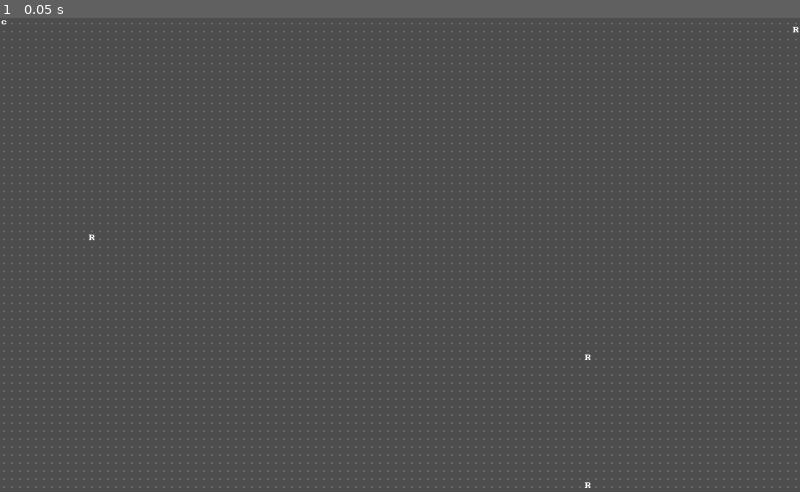
Above: before the commit, frame 1.
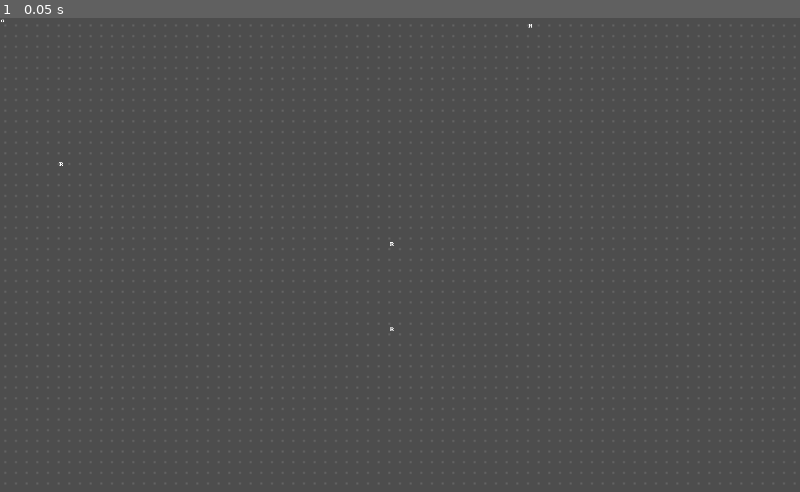
Above: after the commit, the same moment.

Repository: rainbowd-ash/roguelike_simulation
Game: Godot game, scene res://universe.tscn
Two runs of this game, one before a commit and one after it. Both use one fixed random seed, a clock stepped at 60 frames per second and the inputs below.
Inputs:
- Up to frame 1 (0.05 s): no input

The runs differ from the first frame. In frame 1, 3.0% of the frame differs, in the area x 0-100%, y 0-100%.

Commit message:
convert terrain tiles to a bunch of sprites instead of a tilemap

Diff:
--- a/display.gd
+++ b/display.gd
@@ -1,6 +1,11 @@
 extends Node2D
 
+@onready var tile_sprite: Sprite2D = $Tile
+
+var tile_size = 10
+
 func _ready() -> void:
+	tile_sprite.hide()
 	for child in %Entities.get_children():
 		child.changed_position.connect(on_entity_changed_position)
 	draw_everything()
@@ -11,12 +16,24 @@
 	draw_entities()
 
 func draw_terrain():
-	%TerrainTileMap.clear()
 	var terrain = %World.terrain
 	for y in terrain.size():
 		for x in terrain[y].size():
-			var sprite_id = terrain[y][x]
-			%TerrainTileMap.set_cell(Vector2(x, y),0,terrain[y][x].sprite_id)
+			var sprite_id = terrain[y][x].sprite_id
+			var new_tile = tile_sprite.duplicate()
+			$TerrainTiles.add_child(new_tile)
+			new_tile.show()
+			new_tile.position = Vector2(
+				x * tile_size + tile_size/2,
+				y * tile_size + tile_size/2)
+			new_tile.region_rect = Rect2(sprite_id.x * tile_size, sprite_id.y * tile_size, tile_size, tile_size)
+
+	#%TerrainTileMap.clear()
+	#var terrain = %World.terrain
+	#for y in terrain.size():
+		#for x in terrain[y].size():
+			#var sprite_id = terrain[y][x]
+			#%TerrainTileMap.set_cell(Vector2(x, y),0,terrain[y][x].sprite_id)
 
 func draw_recharge_machines():
 	%MachinesTileMap.clear()
--- a/project.godot
+++ b/project.godot
@@ -19,8 +19,6 @@
 window/size/viewport_width=1500
 window/size/viewport_height=890
 window/stretch/mode="viewport"
-window/stretch/aspect="expand"
-window/stretch/scale=1.5
 
 [physics]
 
--- a/universe.tscn
+++ b/universe.tscn
@@ -11,6 +11,7 @@
 [ext_resource type="TileSet" uid="uid://dxn8wvnlypety" path="res://tiles/tileset/cp347_tileset.tres" id="5_e2blk"]
 [ext_resource type="Script" uid="uid://1olf5b3fuwt2" path="res://procgen/factory_layout.gd" id="5_wp8oq"]
 [ext_resource type="Script" uid="uid://p2vr0k08sw0p" path="res://recharge_machines.gd" id="8_sraih"]
+[ext_resource type="Texture2D" uid="uid://c6ks5xx8eul55" path="res://tiles/tileset/cp437_10x10.png" id="11_2cpxq"]
 
 [node name="Universe" type="Node" unique_id=1125771903]
 script = ExtResource("1_ol24e")
@@ -60,6 +61,16 @@
 unique_name_in_owner = true
 script = ExtResource("3_ol24e")
 
+[node name="Tile" type="Sprite2D" parent="Display" unique_id=759685757]
+visible = false
+texture = ExtResource("11_2cpxq")
+region_enabled = true
+region_rect = Rect2(0, 0, 10, 10)
+
+[node name="TerrainTiles" type="Node2D" parent="Display" unique_id=58291705]
+modulate = Color(0.38928655, 0.38928664, 0.38928658, 1)
+scale = Vector2(2, 2)
+
 [node name="TerrainTileMap" type="TileMapLayer" parent="Display" unique_id=1310653025]
 unique_name_in_owner = true
 modulate = Color(0.44291073, 0.4429108, 0.4429106, 1)
